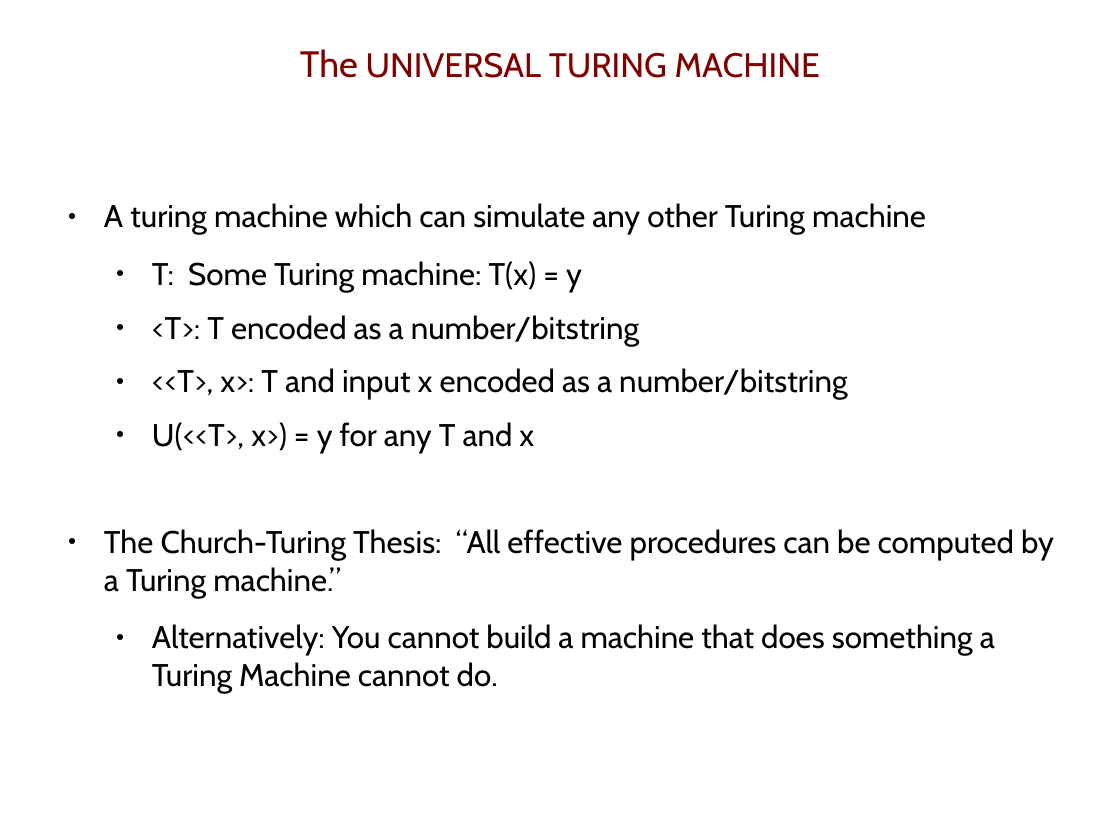
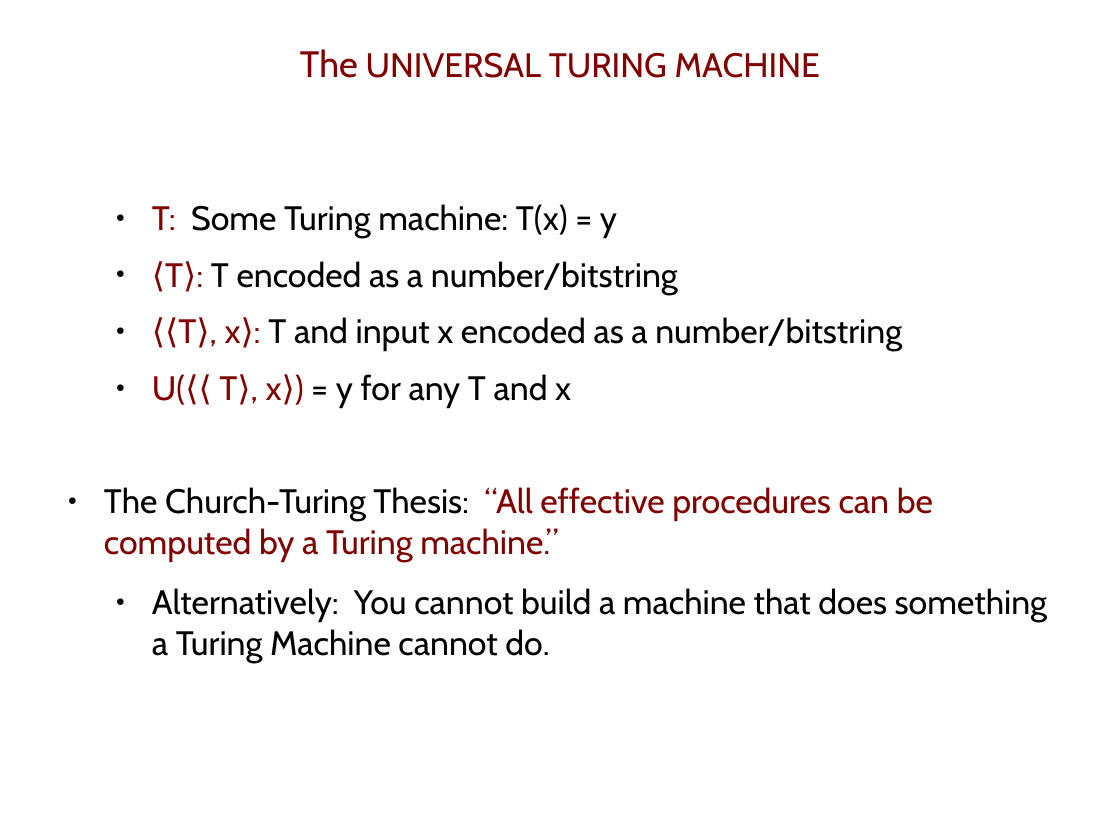
Before and after one commit to pbloem/Publications, a slide deck: slide 8 of admin/pres2.odp (slide 6 before the commit). Drawn at 1120x840 pixels with LibreOffice and Linux fonts; fonts in the diff are those of the drawing. Boxes give left, top, right and bottom in pixels: in the first picture for what was removed or moved away, otherwise in the second. Text is boxed around its words. In the diff, an @@ line names an element or a change of style, - is before the commit and + after.

```diff
--- a/admin/pres2.odp
+++ b/admin/pres2.odp
@@ text at [104,203,926,235]: paragraph removed @@
-● A turing machine which can simulate any other Turing machine
@@ text at [104,204,1047,663]: size 22.2 to 24 pt in "T: Some Turing machine: T(x) = y", "The Church-Turing Thesis: “All effective procedures can ...", "Alternatively: You cannot build a machine that ..."; text colour #000000 to #800000 in "T:", "“All effective procedures can be computed by ..." @@
@@ text at [152,261,902,408]: text changed; size 22.2 to 24 pt @@
-  ● <T>: T encoded as a number/bitstring
-  ● <<T>, x>: T and input x encoded as a number/bitstring
-  ● U(<<T>, x>) = y for any T and x
+  ● ⟨T⟩: T encoded as a number/bitstring
+  ● ⟨⟨T⟩, x⟩: T and input x encoded as a number/bitstring
+  ● U(⟨⟨ T⟩, x⟩) = y for any T and x
```
Also in this commit, not shown: 16 other slides changed, 14 slides added, 1 slide removed.
